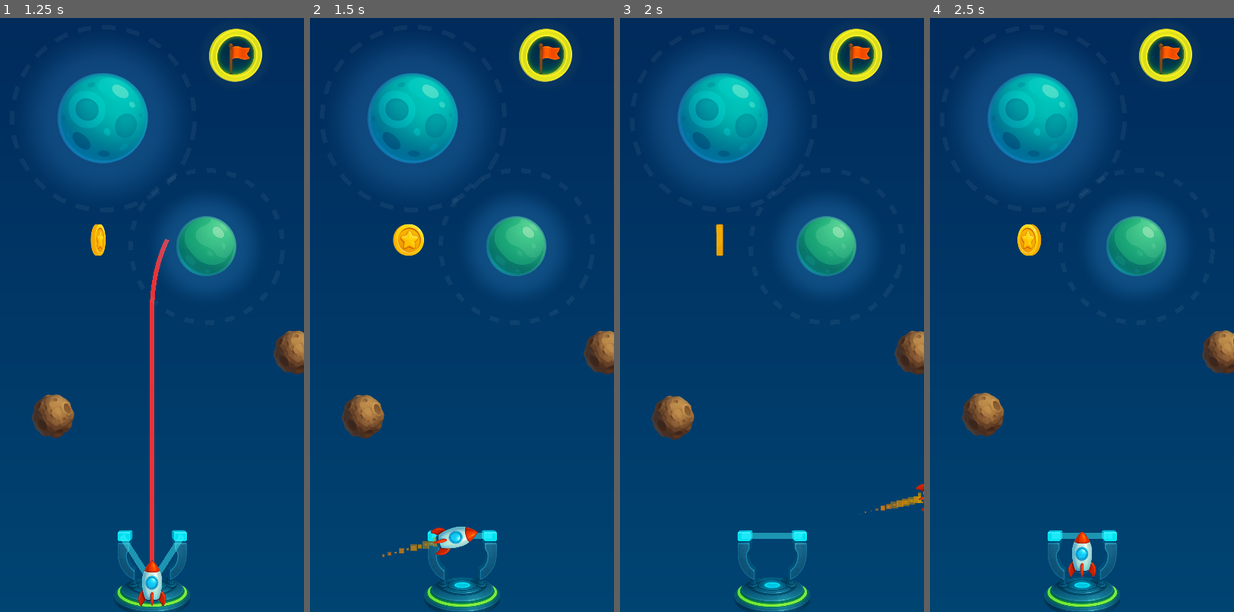
Above: before the commit, frames 1-4 (left to right).
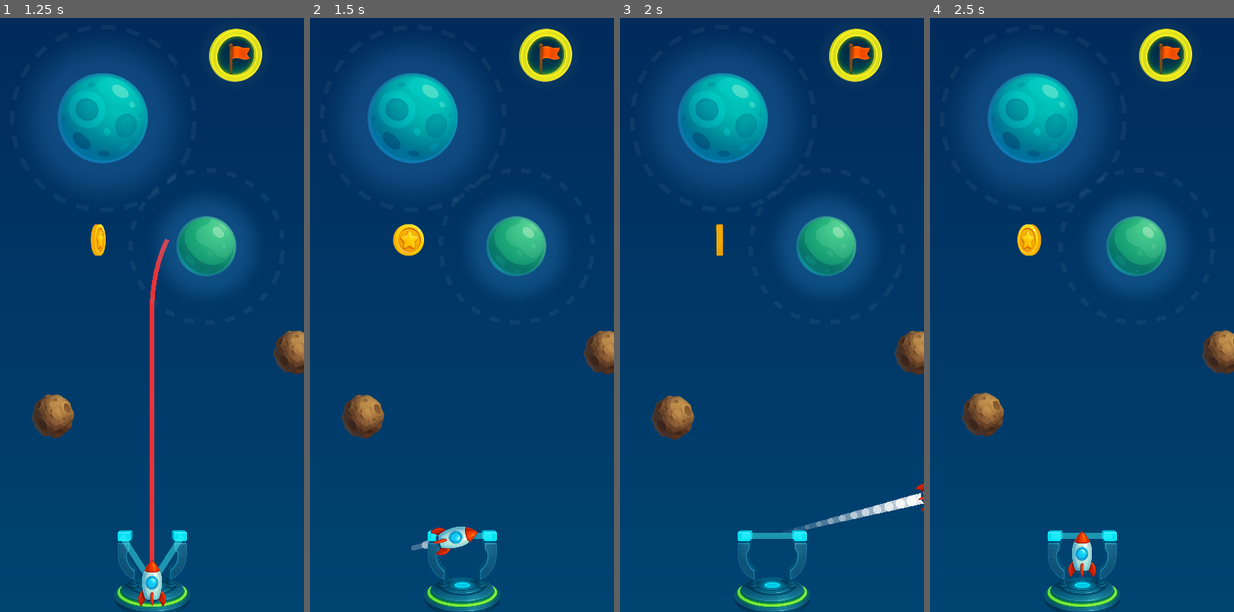
Above: after the commit, the same moments.

Repository: nbarkoch/spacecraft-launcher
Game: Godot game, scene res://scenes/game.tscn
Two runs of this game, one before a commit and one after it. Both use one fixed random seed, a clock stepped at 60 frames per second and the inputs below.
Inputs (mouse positions are in pixels of both pictures, inside the frame that each line leads up to):
- Up to frame 1 (1.25 s): move the mouse to (152, 582) at 0.52 s; press the mouse at (152, 582) at 0.53 s
- Up to frame 2 (1.5 s): move the mouse to (401, 338) at 1.27 s; release the mouse at (401, 338) at 1.28 s; click (401, 338) at 1.35 s
- Up to frame 3 (2 s): no input
- Up to frame 4 (2.5 s): move the mouse to (1112, 172) at 2.02 s; press the mouse at (1112, 172) at 2.03 s

Frame 1 is identical in both runs. In frame 2, 0.1% of the frame differs, in the area x 23-42%, y 87-91%; in frame 3, 0.5%, in the area x 57-100%, y 79-87%; in frame 4, nothing differs.

Commit message:
pretty nice

Diff:
--- a/scenes/game.tscn
+++ b/scenes/game.tscn
@@ -1,5 +1,6 @@
-[gd_scene load_steps=9 format=3 uid="uid://dw3q2rdxoga8g"]
+[gd_scene load_steps=10 format=3 uid="uid://dw3q2rdxoga8g"]
 
+[ext_resource type="Script" path="res://scripts/game.gd" id="1_0s5jx"]
 [ext_resource type="PackedScene" uid="uid://ogg3oaxoy66n" path="res://scenes/slingshot.tscn" id="1_c5tod"]
 [ext_resource type="PackedScene" uid="uid://bp4wny2hgl85v" path="res://scenes/border_game.tscn" id="1_rwg3j"]
 [ext_resource type="PackedScene" uid="uid://jx76bqm121v4" path="res://scenes/spacecraft.tscn" id="2_l0j4p"]
@@ -10,6 +11,7 @@
 [ext_resource type="PackedScene" uid="uid://bryh4m50q0dgo" path="res://scenes/coin.tscn" id="8_4lg0d"]
 
 [node name="Game" type="Node2D"]
+script = ExtResource("1_0s5jx")
 
 [node name="BorderGame" parent="." instance=ExtResource("1_rwg3j")]
 
--- /dev/null
+++ b/scenes/space_tail.tscn
@@ -0,0 +1,6 @@
+[gd_scene load_steps=2 format=3 uid="uid://7ema471tdy8g"]
+
+[ext_resource type="Script" path="res://scripts/spacecraft_trail.gd" id="1_6wu7s"]
+
+[node name="SpaceTail" type="Line2D"]
+script = ExtResource("1_6wu7s")
--- a/scenes/spacecraft.tscn
+++ b/scenes/spacecraft.tscn
@@ -1,15 +1,7 @@
-[gd_scene load_steps=6 format=3 uid="uid://jx76bqm121v4"]
+[gd_scene load_steps=4 format=3 uid="uid://jx76bqm121v4"]
 
 [ext_resource type="Script" path="res://scripts/spacecraft.gd" id="1_47ukr"]
 [ext_resource type="Texture2D" uid="uid://fc4r0ui4j3nx" path="res://sprites/spacecraft3.png" id="2_x4pyo"]
-
-[sub_resource type="Curve" id="Curve_mmcyj"]
-_data = [Vector2(0, 1), 0.0, 0.0, 0, 0, Vector2(1e-05, 1), 0.0, 0.0, 0, 0, Vector2(0.745174, 0), 0.0, 0.0, 0, 0]
-point_count = 3
-
-[sub_resource type="Gradient" id="Gradient_c6378"]
-offsets = PackedFloat32Array(0, 0.484848, 1)
-colors = PackedColorArray(0.796078, 0.592157, 0, 0.517647, 0.960784, 0.470588, 0, 0.482353, 0.894118, 0.239216, 0, 0.313726)
 
 [sub_resource type="CapsuleShape2D" id="CapsuleShape2D_20kmt"]
 radius = 6.0
@@ -18,24 +10,6 @@
 gravity_scale = 0.0
 script = ExtResource("1_47ukr")
 
-[node name="FireParticles" type="CPUParticles2D" parent="."]
-position = Vector2(0, 12)
-amount = 50
-lifetime = 0.3
-randomness = 0.09
-emission_shape = 4
-emission_points = PackedVector2Array()
-emission_colors = PackedColorArray()
-spread = 28.17
-gravity = Vector2(0, 0)
-initial_velocity_min = 0.3
-initial_velocity_max = 0.8
-damping_max = 79.137
-scale_amount_min = 0.3
-scale_amount_max = 7.0
-scale_amount_curve = SubResource("Curve_mmcyj")
-color_ramp = SubResource("Gradient_c6378")
-
 [node name="CollisionShape2D" type="CollisionShape2D" parent="."]
 shape = SubResource("CapsuleShape2D_20kmt")
 
--- /dev/null
+++ b/scripts/game.gd
@@ -0,0 +1,11 @@
+extends Node2D
+
+
+# Called when the node enters the scene tree for the first time.
+func _ready():
+	pass
+
+
+# Called every frame. 'delta' is the elapsed time since the previous frame.
+func _process(delta):
+	pass
--- a/scripts/spacecraft.gd
+++ b/scripts/spacecraft.gd
@@ -4,14 +4,22 @@
 # Gravity assist
 var gravity_assist: GravityAssist = null
 var is_dead = false
-# Fire effect
-@onready var fire_particles: CPUParticles2D = $FireParticles
+var trail: SpacecraftTrail = null
 
 func _ready():
 	self.freeze_mode = RigidBody2D.FREEZE_MODE_KINEMATIC
 	self.freeze = true
 	self.gravity_scale = 0
 	add_to_group("Spacecrafts")
+	await get_tree().process_frame
+	setup_trail()
+
+
+func setup_trail():
+	trail = SpacecraftTrail.new()
+	trail.z_index = -1
+	get_tree().current_scene.add_child(trail)
+	trail.spacecraft_ref = self
 
 func _physics_process(delta):
 	# Only apply gravity assist if we have one
@@ -22,15 +30,14 @@
 
 func update_fire_effect():
 	"""Update fire effect based on spacecraft movement"""
-	if not fire_particles:
-		return
+
 
 	var is_moving = linear_velocity.length() > 10.0
 
-	if is_moving and not freeze:
-		fire_particles.emitting = true
-	else:
-		fire_particles.emitting = false
+	#if is_moving and not freeze:
+		#fire_particles.emitting = true
+	#else:
+		#fire_particles.emitting = false
 
 func release():
 	"""Release spacecraft from slingshot"""
--- /dev/null
+++ b/scripts/spacecraft_trail.gd
@@ -0,0 +1,63 @@
+extends Node2D
+class_name SpacecraftTrail
+
+var spacecraft_ref = null
+var trail_points = []
+var max_points = 15
+var trail_lines = []
+
+func _ready():
+	global_position = Vector2.ZERO
+
+func _process(_delta):
+	if not spacecraft_ref:
+		return
+
+	var speed = spacecraft_ref.linear_velocity.length()
+	if speed > 15 and not spacecraft_ref.freeze:
+		if should_add_point(spacecraft_ref.global_position):
+			trail_points.append(spacecraft_ref.global_position)
+
+		if trail_points.size() > max_points:
+			trail_points.pop_front()
+
+		update_trail_segments()
+
+func should_add_point(pos: Vector2) -> bool:
+	if trail_points.size() == 0:
+		return true
+	return pos.distance_to(trail_points[-1]) > 6.0
+
+func update_trail_segments():
+	# מחק קווים ישנים
+	for line in trail_lines:
+		if is_instance_valid(line):
+			line.queue_free()
+	trail_lines.clear()
+
+	# צור קו חדש בין כל שתי נקודות
+	for i in range(trail_points.size() - 1):
+		var line = Line2D.new()
+
+		# חשב progress - 0 = החדש ביותר (עבה), 1 = הישן ביותר (דק)
+		var progress = float(i) / max(trail_points.size() - 1, 1)
+		var width = lerp(2.0, 8.0, progress)
+		var alpha = lerp(0.0, 1.0, progress)
+
+		line.width = width
+		line.default_color = Color(1.0, 1.0, 1.0, alpha)
+		line.antialiased = true
+		line.joint_mode = Line2D.LINE_JOINT_ROUND
+		line.begin_cap_mode = Line2D.LINE_CAP_ROUND
+		line.end_cap_mode = Line2D.LINE_CAP_ROUND
+		line.z_index = -1
+
+		# הוסף שתי נקודות לקו
+		line.add_point(trail_points[i])
+		line.add_point(trail_points[i + 1])
+
+		add_child(line)
+		trail_lines.append(line)
+
+func set_spacecraft(craft):
+	spacecraft_ref = craft
--- /dev/null
+++ b/shaders/trail_gradient.gdshader
@@ -0,0 +1,59 @@
+// shaders/spacecraft_trail.gdshader
+shader_type canvas_item;
+
+uniform float trail_progress : hint_range(0.0, 1.0) = 1.0;
+uniform vec4 start_color : source_color = vec4(0.3, 0.7, 1.0, 0.8);
+uniform vec4 end_color : source_color = vec4(0.1, 0.3, 0.8, 0.0);
+uniform float width_falloff : hint_range(0.0, 2.0) = 1.0;
+uniform float opacity_curve : hint_range(0.1, 3.0) = 2.0;
+uniform bool enable_glow = true;
+uniform float glow_intensity : hint_range(0.0, 2.0) = 0.5;
+uniform float animation_speed : hint_range(0.0, 5.0) = 1.0;
+
+varying vec2 world_position;
+
+void vertex() {
+    world_position = VERTEX;
+}
+
+void fragment() {
+    // Get distance along the trail (U coordinate represents position along line)
+    float trail_position = UV.x;
+
+    // Get distance from center of trail (V coordinate represents width)
+    float distance_from_center = abs(UV.y - 0.5) * 2.0;
+
+    // Apply trail progress (for animated effects)
+    float effective_position = trail_position * trail_progress;
+
+    // Calculate width falloff (trail gets thinner towards the end)
+    float width_factor = 1.0 - pow(effective_position, width_falloff);
+
+    // Calculate opacity falloff (trail fades out)
+    float opacity_factor = 1.0 - pow(effective_position, opacity_curve);
+
+    // Create soft edges for the trail width
+    float edge_softness = 0.1;
+    float width_mask = 1.0 - smoothstep(width_factor - edge_softness, width_factor, distance_from_center);
+
+    // Interpolate colors along the trail
+    vec4 trail_color = mix(start_color, end_color, effective_position);
+
+    // Apply glow effect
+    if (enable_glow && distance_from_center > width_factor) {
+        float glow_distance = distance_from_center - width_factor;
+        float glow_falloff = 1.0 - smoothstep(0.0, 0.3, glow_distance);
+        trail_color.a += glow_falloff * glow_intensity * opacity_factor;
+        trail_color.rgb = mix(trail_color.rgb, start_color.rgb, glow_falloff * 0.5);
+    }
+
+    // Apply all effects
+    trail_color.a *= opacity_factor * width_mask;
+
+    // Add subtle animation
+    float time_offset = TIME * animation_speed;
+    float shimmer = sin(effective_position * 10.0 + time_offset) * 0.1 + 1.0;
+    trail_color.rgb *= shimmer;
+
+    COLOR = trail_color;
+}
